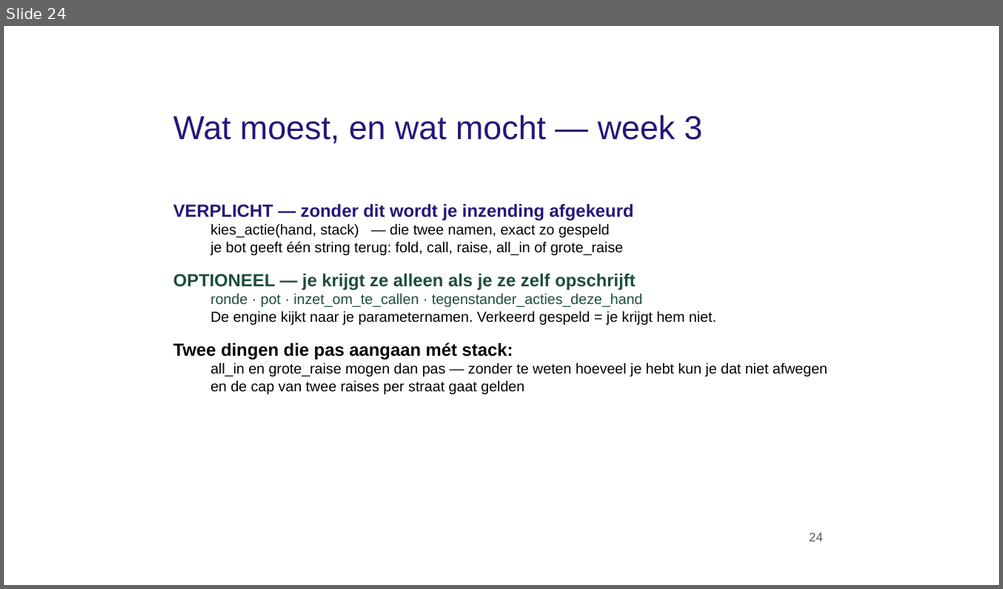
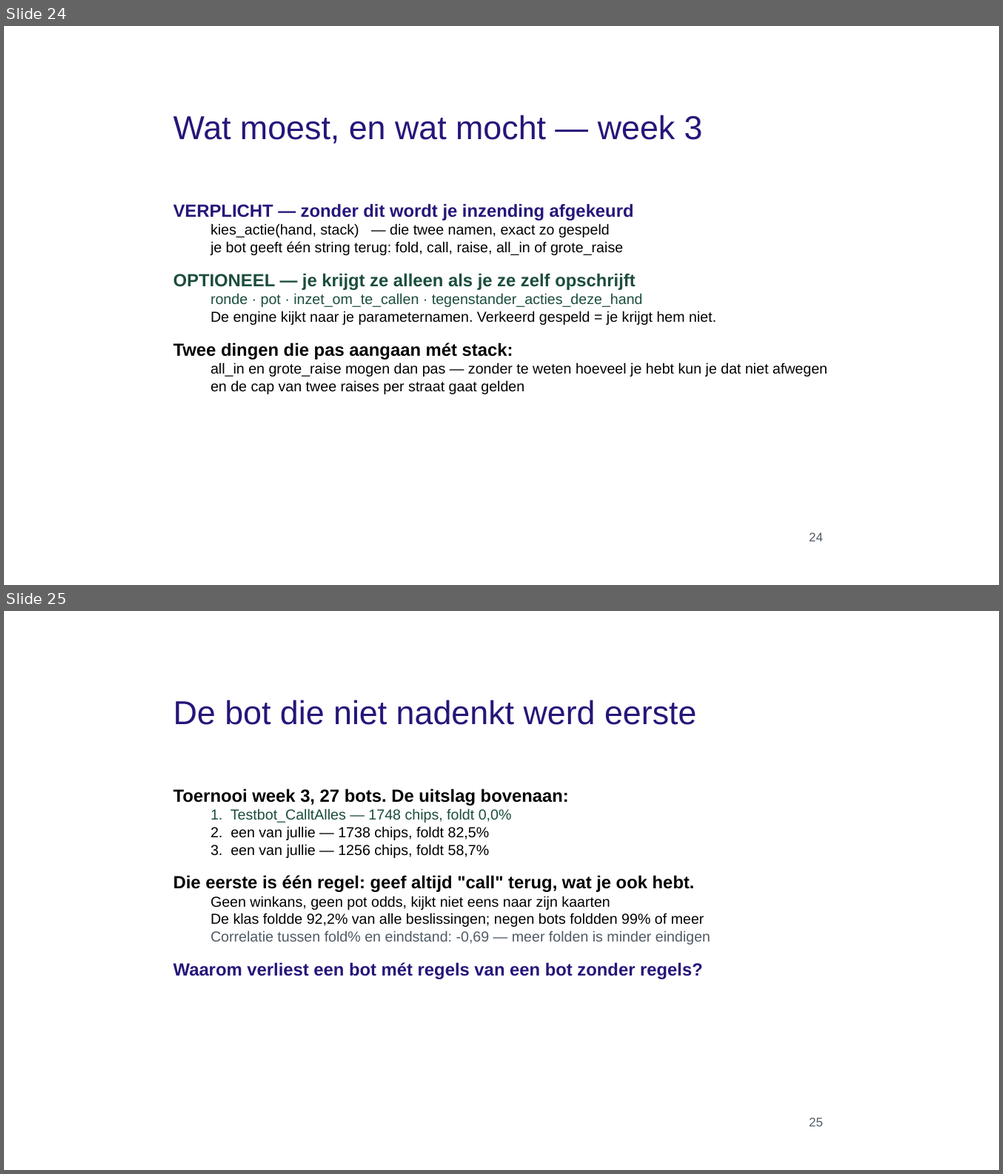
Before and after one commit to finturion/poker-analytics-challenge, a slide deck: powerpoints/hoorcollege/03_Exploring_Manipulating_Data_aangevuld.pptx. Shown one above the other, each under a label of ours: slide 24 before the commit, slides 24 and 25 after it. The pictures are 1003x589 and 1003x1174 pixels, drawn with LibreOffice and Linux fonts; fonts in the diff are those of the drawing; background and template pictures are left out. Boxes give left, top, right and bottom in pixels: in the first picture for what was removed or moved away, otherwise in the second. Text is boxed around its words. In the diff, an @@ line names an element or a change of style, - is before the commit and + after.

```diff
--- a/powerpoints/hoorcollege/03_Exploring_Manipulating_Data_aangevuld.pptx
+++ b/powerpoints/hoorcollege/03_Exploring_Manipulating_Data_aangevuld.pptx
@@ slide 25 added at [4,611,999,1170], background picture (left out) @@
@@ text added at [173,700,696,725], 32 pt, text #25167A @@
+De bot die niet nadenkt werd eerste
@@ text added at [173,789,710,980], 14 pt, text #000000 @@
+Toernooi week 3, 27 bots. De uitslag bovenaan:
+  1. Testbot_CalltAlles — 1748 chips, foldt 0,0%
+  2. een van jullie — 1738 chips, foldt 82,5%
+  3. een van jullie — 1256 chips, foldt 58,7%
+Die eerste is één regel: geef altijd "call" terug, wat je ook hebt.
+  Geen winkans, geen pot odds, kijkt niet eens naar zijn kaarten
+  De klas foldde 92,2% van alle beslissingen; negen bots foldden 99% of meer
+  Correlatie tussen fold% en eindstand: -0,69 — meer folden is minder eindigen
+Waarom verliest een bot mét regels van een bot zonder regels?
@@ text added at [808,1118,822,1127], 12 pt, text #505A64 @@
+25
```
Also in this commit, not shown: 1 slide changed, 2 other files.
